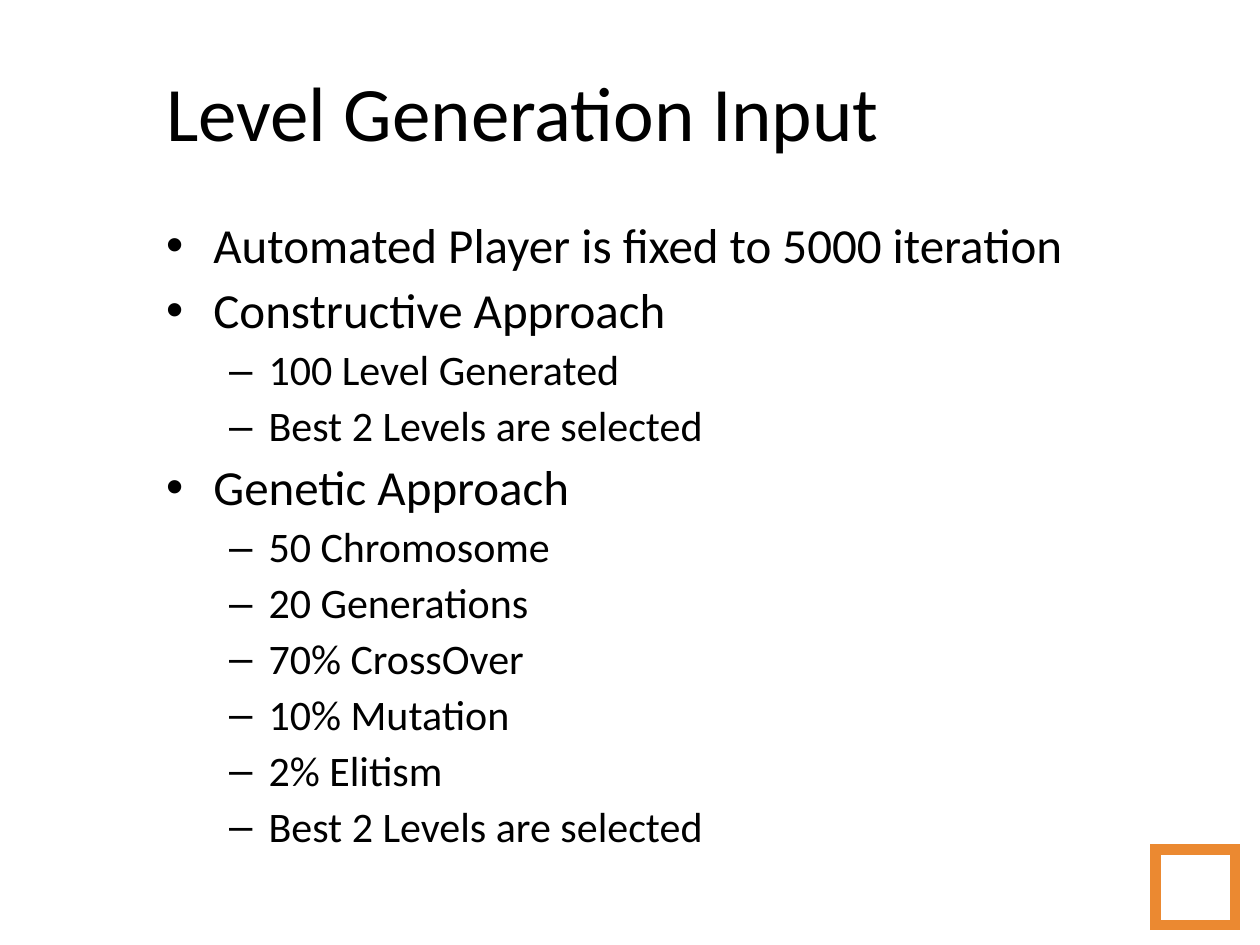
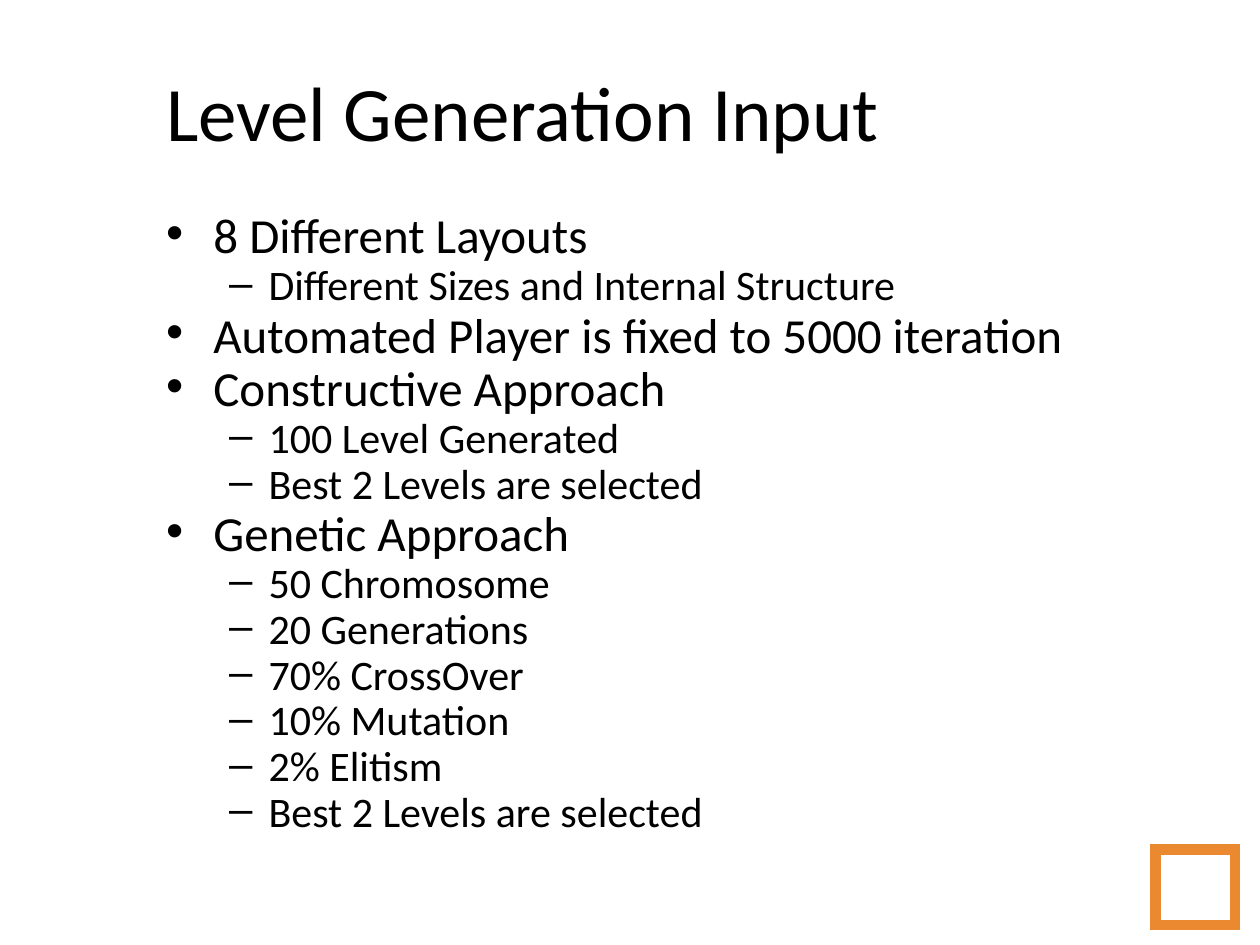
Before and after one commit to amidos2006/Automatic-Game-Script-Generation, a slide deck: slide 46 of Presentation/Automatic Game Script Generation - Short.ppt (slide 47 before the commit). Drawn at 1260x945 pixels with LibreOffice and Linux fonts; fonts in the diff are those of the drawing; background and template pictures are left out. Boxes give left, top, right and bottom in pixels: in the first picture for what was removed or moved away, otherwise in the second. Text is boxed around its words. In the diff, an @@ line names an element or a change of style, - is before the commit and + after.

```diff
--- a/Presentation/Automatic Game Script Generation - Short.ppt
+++ b/Presentation/Automatic Game Script Generation - Short.ppt
@@ text at <box>213,219,895,301</box>: paragraphs added @@
+• 8 Different Layouts
+  – Different Sizes and Internal Structure
@@ text at <box>213,319,1062,828</box>: line spacing 0.9 to 0.7 @@
```
Also in this commit, not shown: 7 other slides changed, 2 slides removed, 15 other files.
